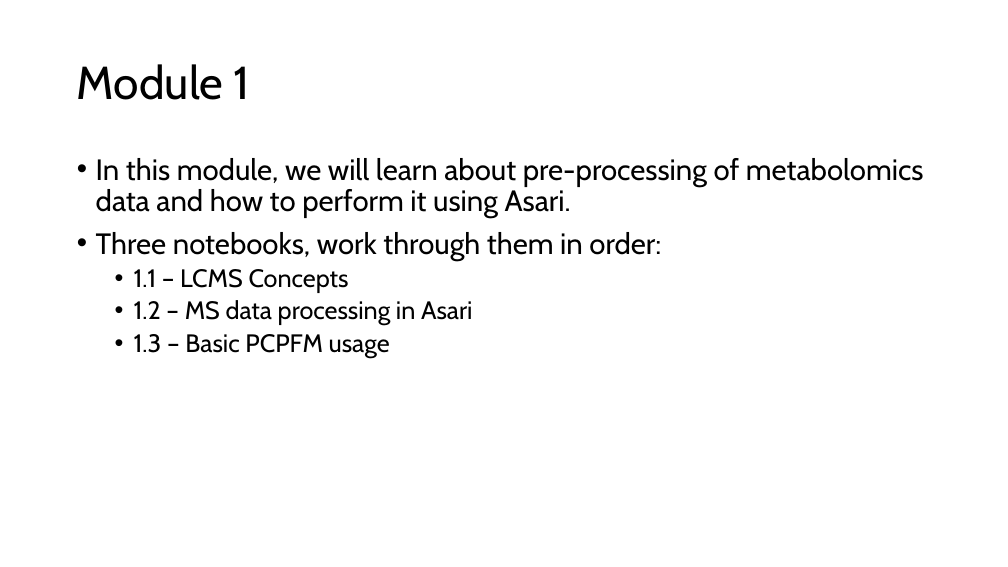
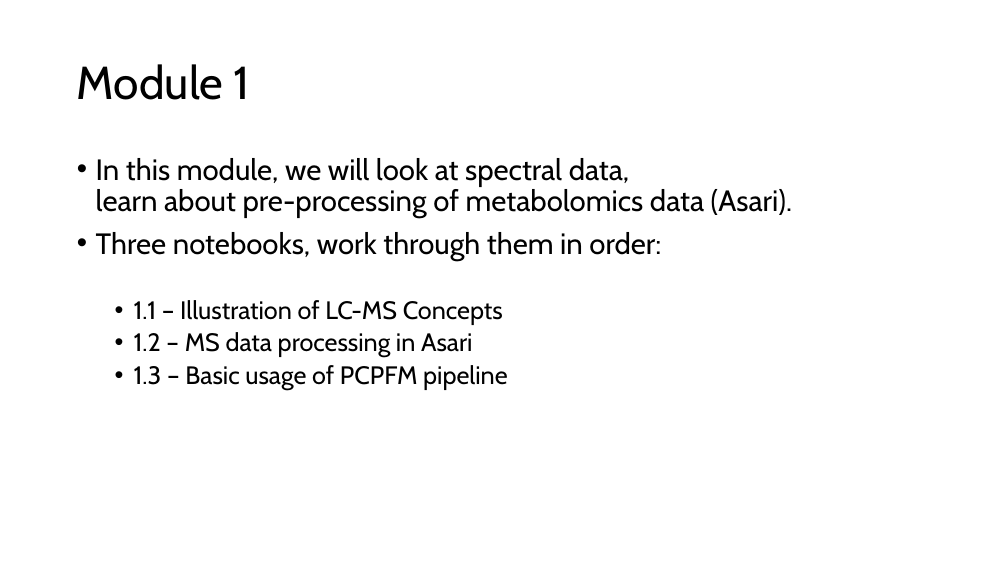
Before and after one commit to shuzhao-li-lab/MANA2024, a slide deck: slide 7 of Slides.pptx (slide 5 before the commit). Drawn at 1008x567 pixels with LibreOffice and Linux fonts; fonts in the diff are those of the drawing. Boxes give left, top, right and bottom in pixels: in the first picture for what was removed or moved away, otherwise in the second. Text is boxed around its words. In the diff, an @@ line names an element or a change of style, - is before the commit and + after.

```diff
--- a/Slides.pptx
+++ b/Slides.pptx
@@ text at <box>96,158,792,219</box>: text changed @@
-• In this module, we will learn about pre-processing of metabolomics data and how to perform it using Asari.
+• In this module, we will look at spectral data,
+  learn about pre-processing of metabolomics data (Asari).
@@ text at <box>134,300,503,325</box>: text changed @@
-  • 1.1 – LCMS Concepts
+  • 1.1 – Illustration of LC-MS Concepts
@@ text at <box>134,365,508,390</box>: text changed @@
-  • 1.3 – Basic PCPFM usage
+  • 1.3 – Basic usage of PCPFM pipeline
```
Also in this commit, not shown: 5 other slides changed, 5 slides added, 1 slide removed.
